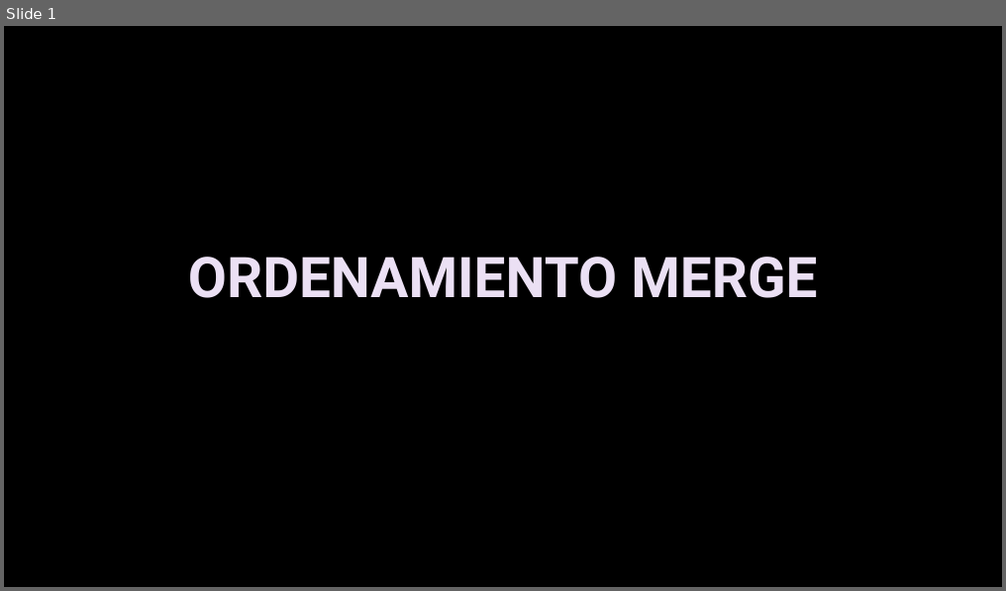
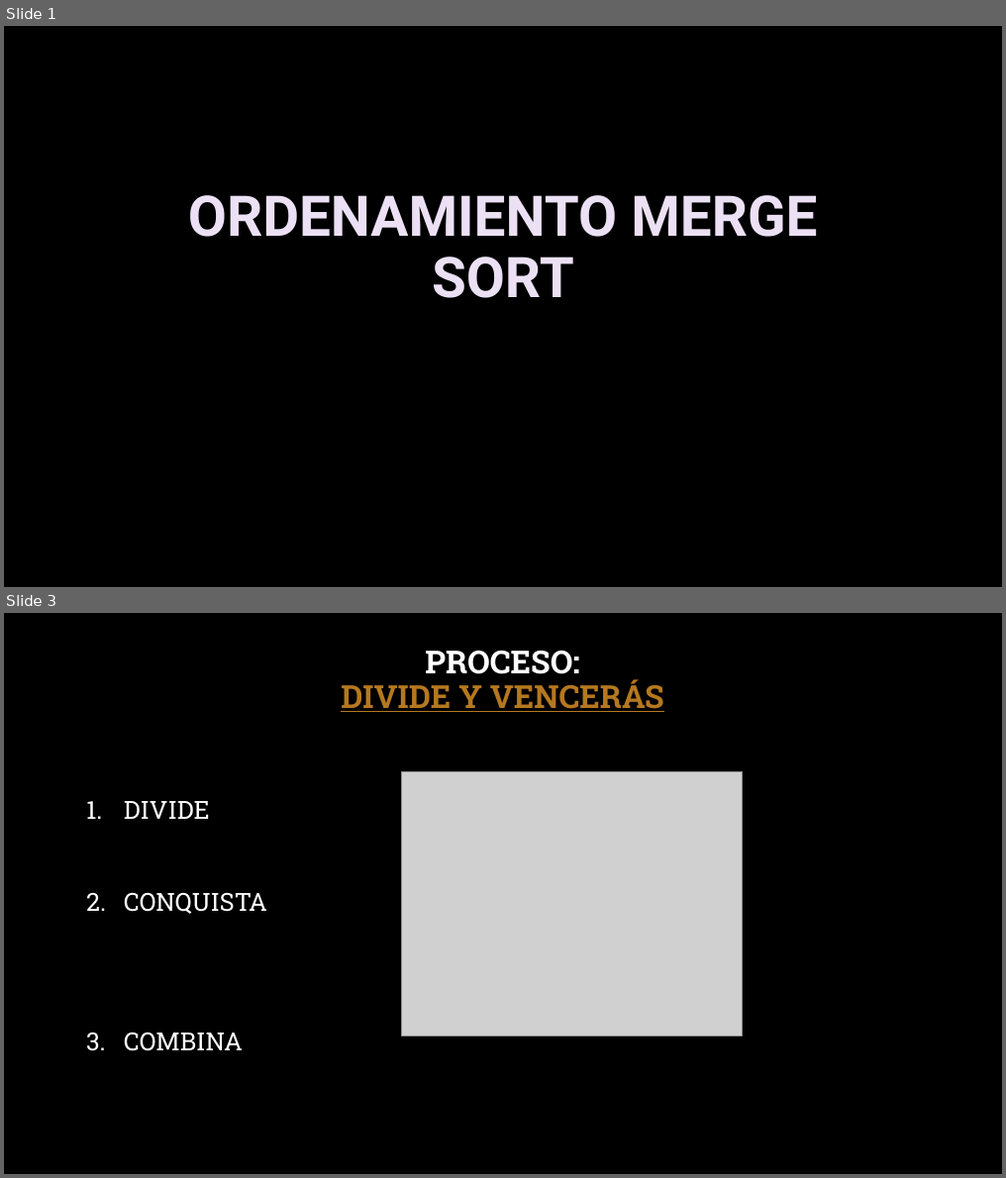
Before and after one commit to LUIS71913667/expo_bichota, a slide deck: bichota_exponiendo.pptx. Shown one above the other, each under a label of ours: slide 1 before the commit, slides 1 and 3 after it; the slides between them are not shown. The pictures are 1006x591 and 1006x1178 pixels, drawn with LibreOffice and Linux fonts; fonts in the diff are those of the drawing; grey boxes stand for pictures; background and template pictures are left out. Boxes give left, top, right and bottom in pixels: in the first picture for what was removed or moved away, otherwise in the second. Text is boxed around its words. In the diff, an @@ line names an element or a change of style, - is before the commit and + after.

Commit message:
proceso

```diff
--- a/bichota_exponiendo.pptx
+++ b/bichota_exponiendo.pptx
@@ slide 3 added at <box>4,613,1002,1174</box>, background picture (left out) @@
@@ title added at <box>341,650,664,712</box>, 30.6 pt, text #B5781F, bold, underline @@
+PROCESO:
+DIVIDE Y VENCERÁS
@@ picture added at <box>402,771,743,1036</box> @@
@@ text added at <box>124,801,267,1052</box>, 24 pt, text #FFFFFF @@
+1. DIVIDE
+2. CONQUISTA
+3. COMBINA
@@ slide 1 changed as well @@
@@ title at <box>188,195,817,298</box>: text changed @@
-ORDENAMIENTO MERGE
+ORDENAMIENTO MERGE SORT
```
Also in this commit, not shown: 2 other slides added, 1 slide removed.
